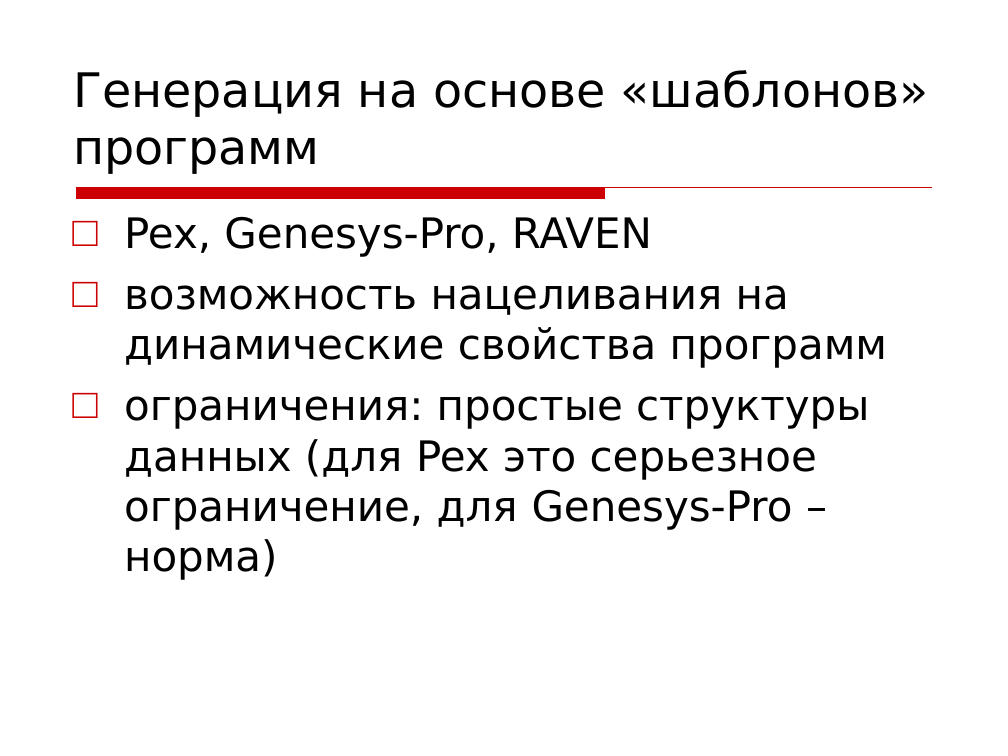
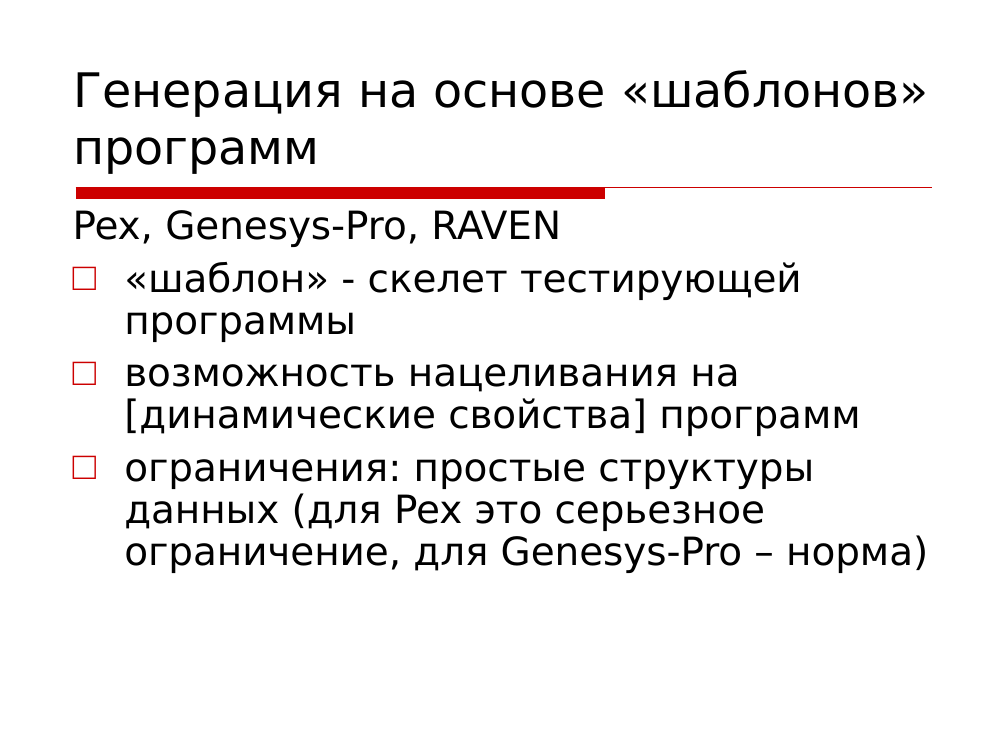
Before and after one commit to kornevgen/tesla-project, a slide deck: slide 5 of papers/unpublished/Tihonov09/tikh-slides.ppt (slide 7 before the commit). Drawn at 1008x756 pixels with LibreOffice and Linux fonts; fonts in the diff are those of the drawing; background and template pictures are left out. Boxes give left, top, right and bottom in pixels: in the first picture for what was removed or moved away, otherwise in the second. Text is boxed around its words. In the diff, an @@ line names an element or a change of style, - is before the commit and + after.

```diff
--- a/papers/unpublished/Tihonov09/tikh-slides.ppt
+++ b/papers/unpublished/Tihonov09/tikh-slides.ppt
@@ text at (73,210,928,573): size 30 to 27.8 pt in "Pex, Genesys-Pro, RAVEN", "ограничения: простые структуры данных (для Pex это ..."; bullet □ to none; line spacing 1 to 0.9 @@
@@ text at (124,262,860,436): text changed; size 30 to 27.8 pt @@
-□ возможность нацеливания на динамические свойства программ
+□ «шаблон» - скелет тестирующей программы
+□ возможность нацеливания на [динамические свойства] программ
```
Also in this commit, not shown: 12 other slides changed, 1 slide added, 3 slides removed.
